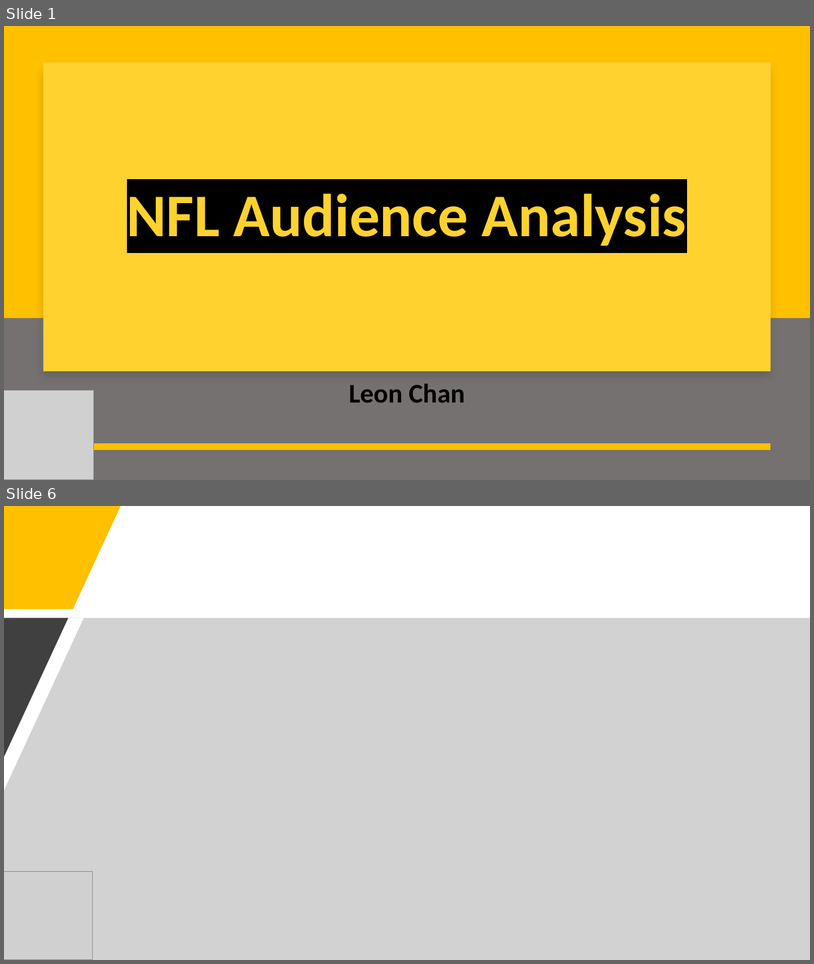
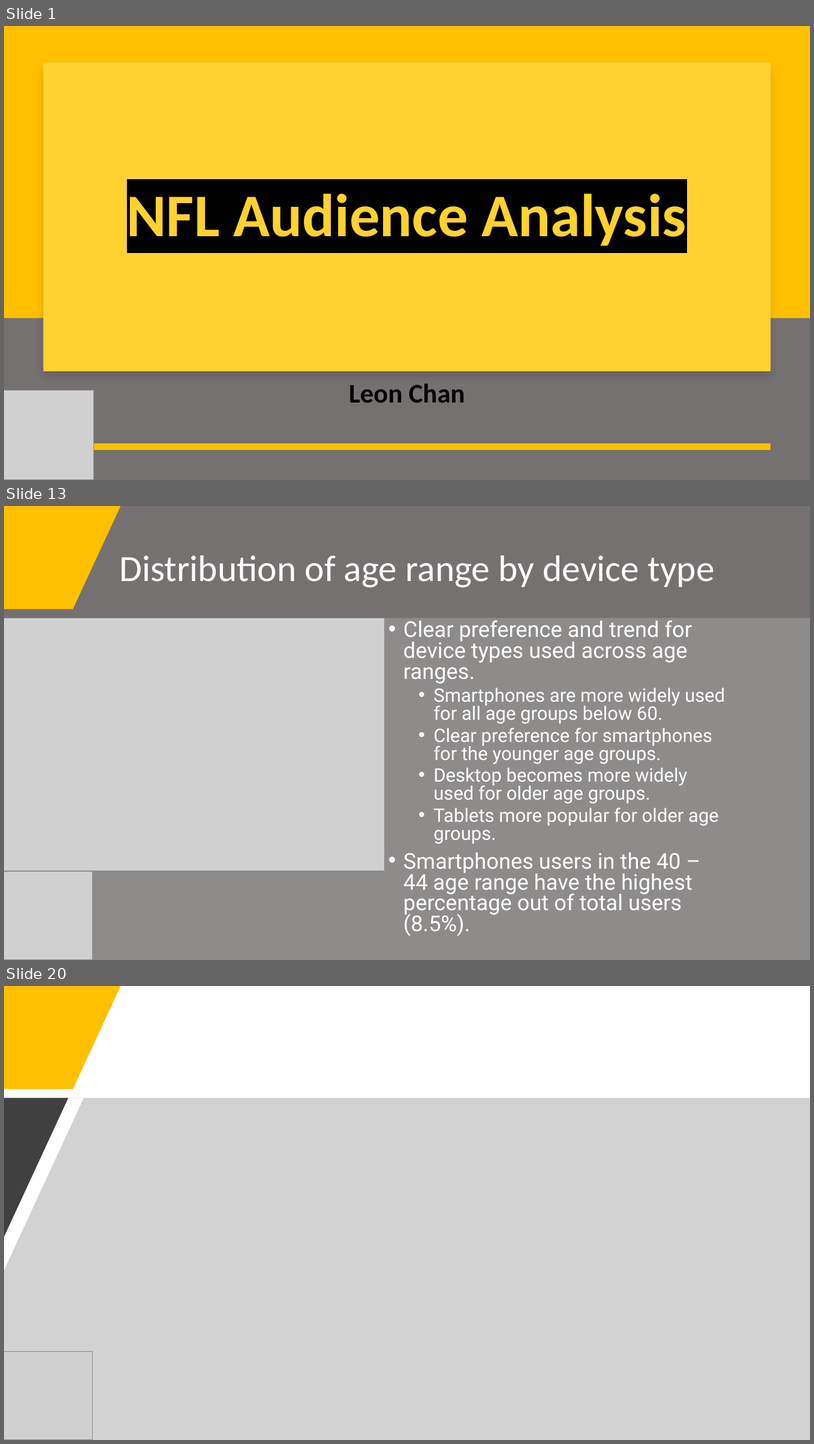
Before and after one commit to leonghchan/nfl-audience-analysis, a slide deck: NFL_Audience_Presentation.pptx. Shown one above the other, each under a label of ours: slides 1 and 6 before the commit, slides 1, 13 and 20 after it; the slides between them are not shown. The pictures are 814x964 and 814x1444 pixels, drawn with LibreOffice and Linux fonts; fonts in the diff are those of the drawing; grey boxes stand for pictures. Boxes give left, top, right and bottom in pixels: in the first picture for what was removed or moved away, otherwise in the second. Text is boxed around its words. In the diff, an @@ line names an element or a change of style, - is before the commit and + after.

```diff
--- a/NFL_Audience_Presentation.pptx
+++ b/NFL_Audience_Presentation.pptx
@@ slide 13 added at <box>4,506,810,960</box>, background #767171 @@
@@ freeform shape added at <box>4,506,121,609</box>, fill #FFC000 @@
@@ title added at <box>119,555,714,588</box>, 44 pt, text #FFFFFF @@
+Distribution of age range by device type
@@ freeform shape added at <box>4,618,810,960</box>, fill #A6A6A6 at 50% opacity @@
@@ freeform shape added at <box>4,618,68,756</box>, fill #404040 @@
@@ picture added at <box>4,618,384,871</box> @@
@@ text added at <box>404,620,725,936</box>, 22.2 pt, text #FFFFFF @@
+• Clear preference and trend for device types used across age ranges.
+  • Smartphones are more widely used for all age groups below 60.
+  • Clear preference for smartphones for the younger age groups.
+  • Desktop becomes more widely used for older age groups.
+  • Tablets more popular for older age groups.
+• Smartphones users in the 40 – 44 age range have the highest percentage out of total users (8.5%).
@@ picture added at <box>4,871,93,960</box> @@
@@ what was slide 6 is now slide 20 @@
```
Also in this commit, not shown: 3 slides changed, 14 other slides added, 4 slides removed, 9 other files.
